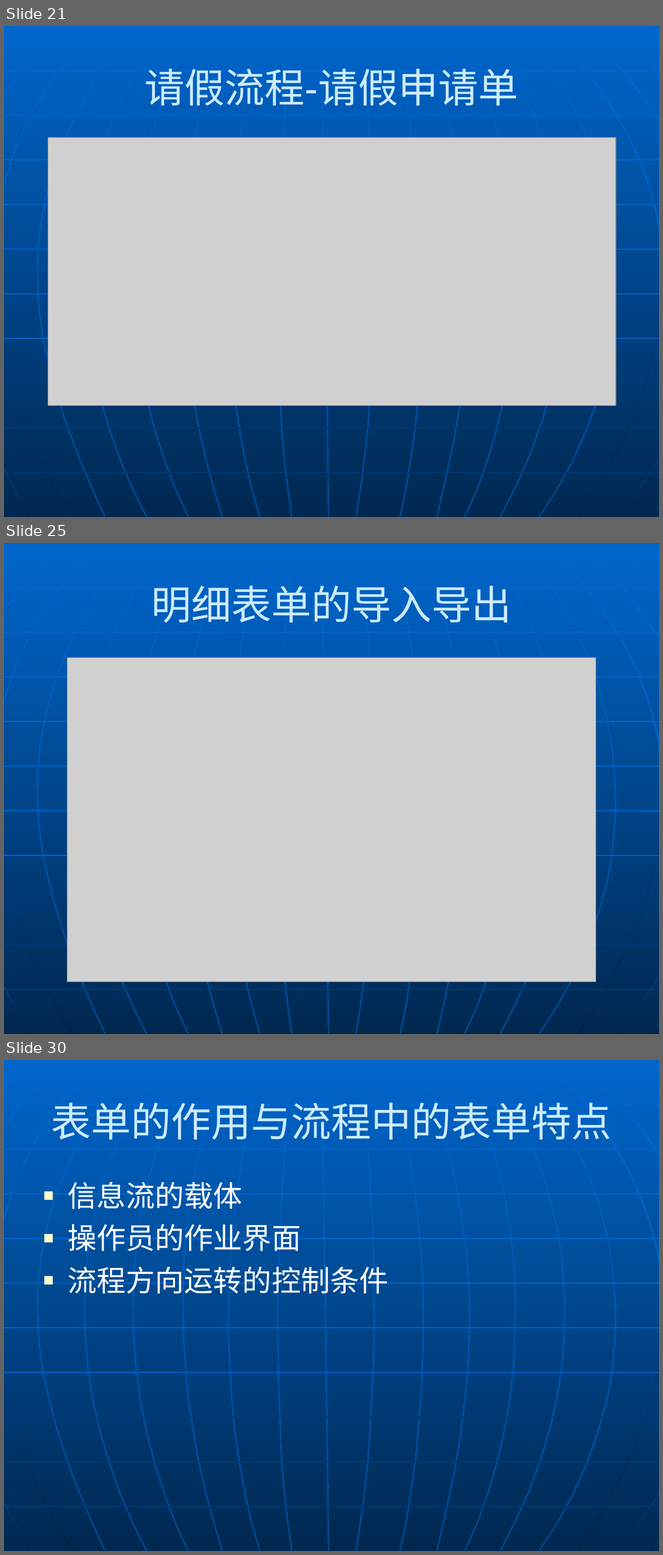
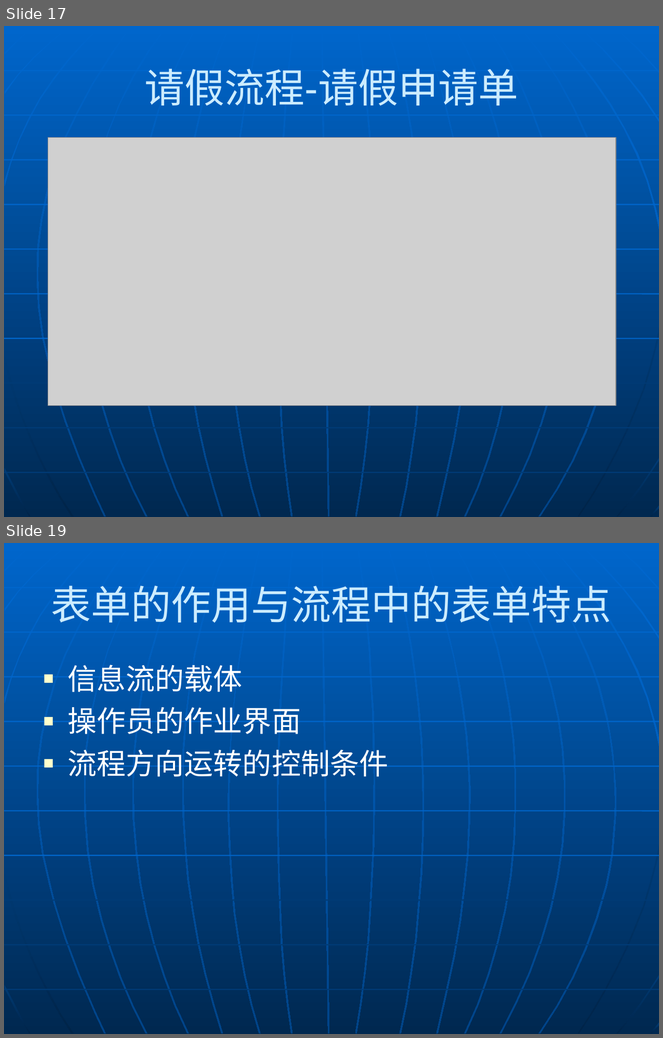
Before and after one commit to send2vinnie/ccflow, a slide deck: ccflow/Documents/视频讲义/驰骋工作流程引擎讲义-流程入门.ppt. Shown one above the other, each under a label of ours: slides 21, 25 and 30 before the commit, slides 17 and 19 after it; the slides between them are not shown. The pictures are 663x1555 and 663x1038 pixels, drawn with LibreOffice and Linux fonts; fonts in the diff are those of the drawing; grey boxes stand for pictures. Boxes give left, top, right and bottom in pixels: in the first picture for what was removed or moved away, otherwise in the second. Text is boxed around its words. In the diff, an @@ line names an element or a change of style, - is before the commit and + after.

```diff
--- a/ccflow/Documents/视频讲义/驰骋工作流程引擎讲义-流程入门.ppt
+++ b/ccflow/Documents/视频讲义/驰骋工作流程引擎讲义-流程入门.ppt
@@ slide 25 removed at [4, 543, 659, 1034], background gradient #0066CC to #002850; not listed: 34 template elements that a slide beside it also shows @@
@@ title removed at [151, 586, 512, 623] @@
-明细表单的导入导出
@@ picture removed at [67, 657, 596, 982] @@
@@ what was slide 21 is now slide 17 @@
@@ what was slide 30 is now slide 19 @@
```
Also in this commit, not shown: 1 slide changed, 10 other slides removed, 51 other files.
